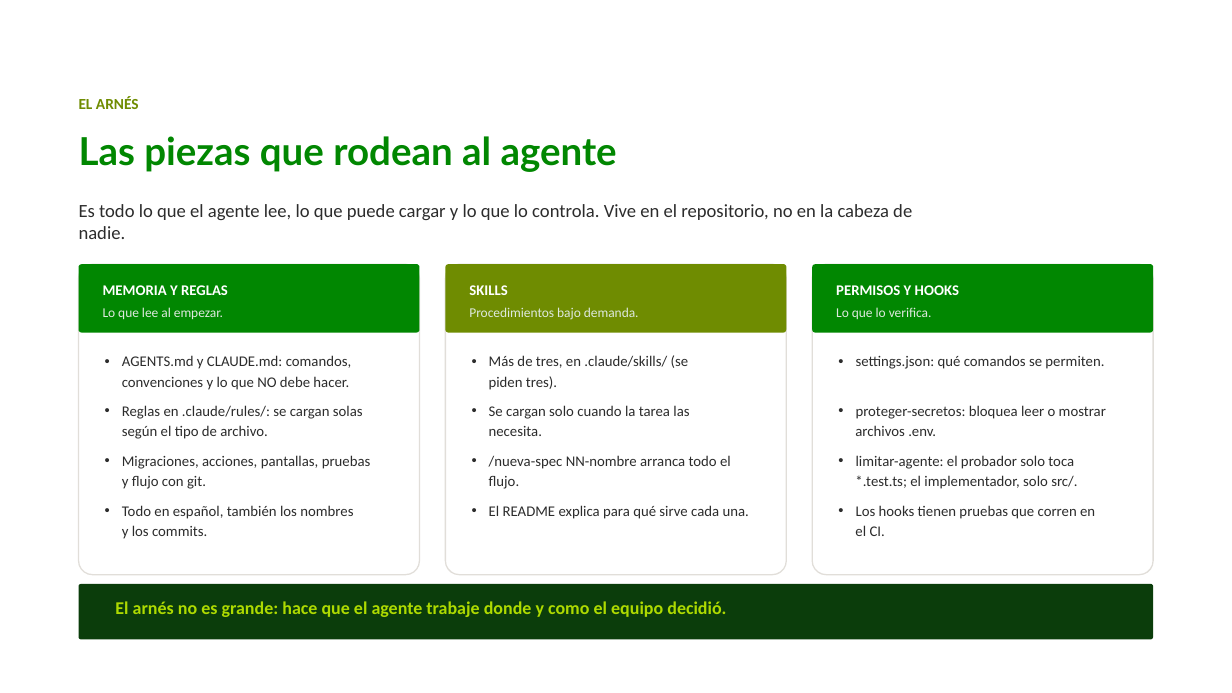
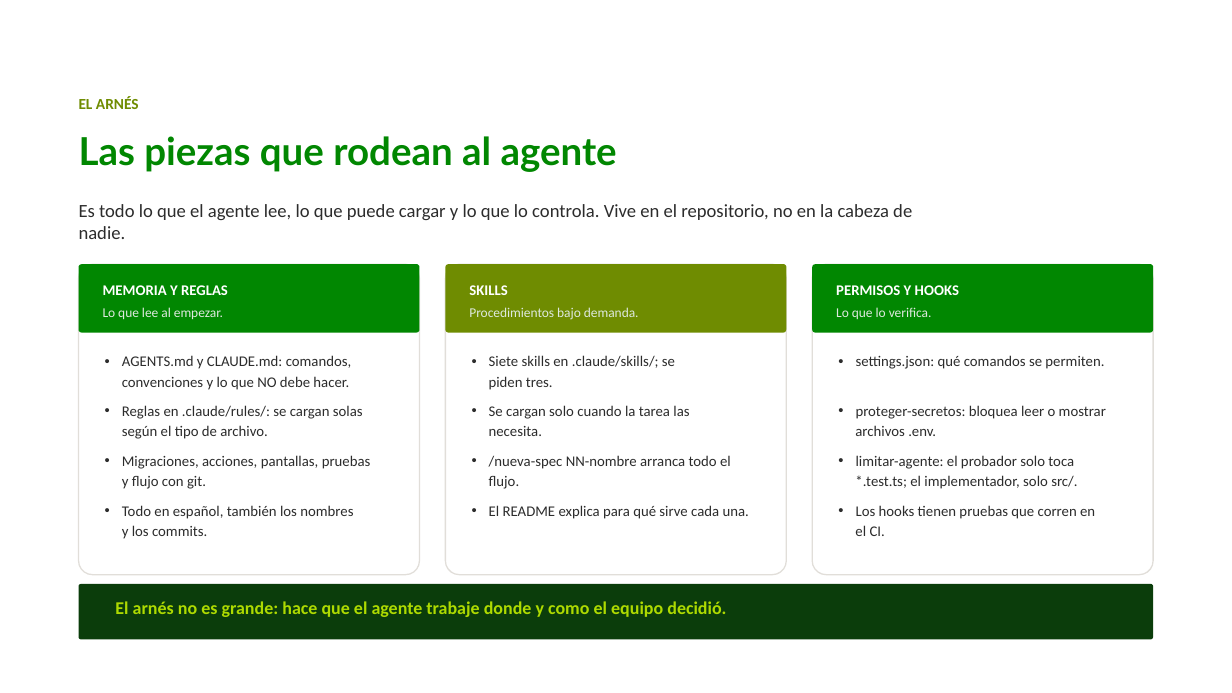
Before and after one commit to juandadevp/cuentasclaras, a slide deck: slide 4 of docs/Exposicion_Cuentas_Claras.pptx. Drawn at 1232x693 pixels with LibreOffice and Linux fonts; fonts in the diff are those of the drawing; background and template pictures are left out. Boxes give left, top, right and bottom in pixels: in the first picture for what was removed or moved away, otherwise in the second. Text is boxed around its words. In the diff, an @@ line names an element or a change of style, - is before the commit and + after.

```diff
--- a/docs/Exposicion_Cuentas_Claras.pptx
+++ b/docs/Exposicion_Cuentas_Claras.pptx
@@ text at bbox=[489, 355, 675, 390]: text changed @@
-• Más de tres, en .claude/skills/ (se piden tres).
+• Siete skills en .claude/skills/; se piden tres.
```
Also in this commit, not shown: 1 other slide changed, 1 other file.
